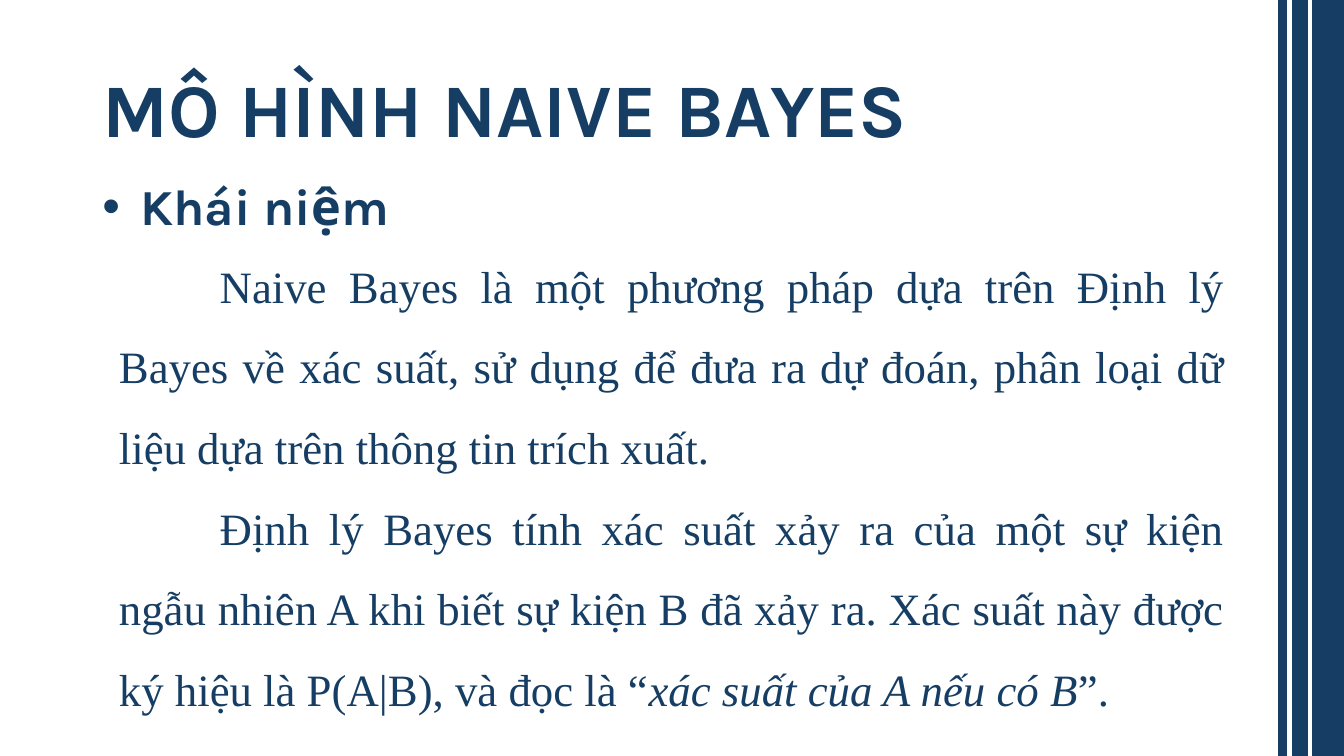
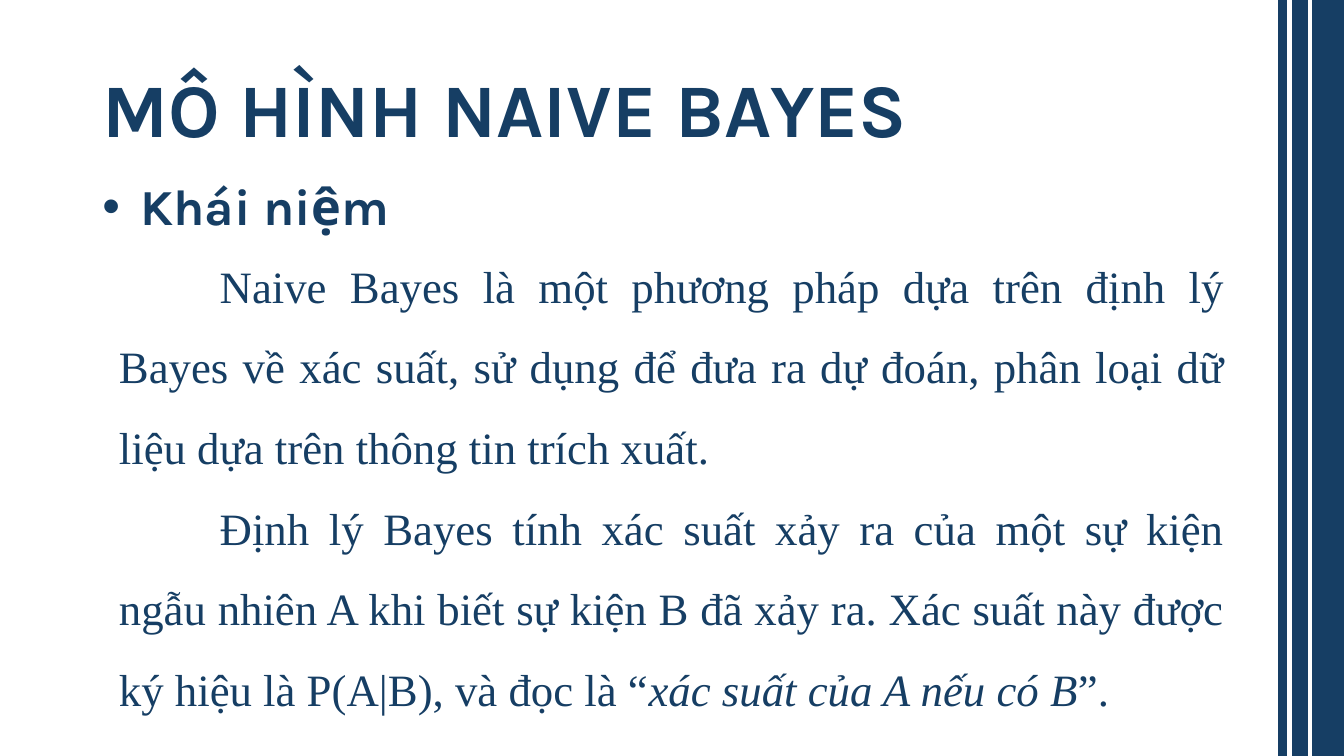
Before and after one commit to LPHuu0407/Computer-Science-Project-2, a slide deck: slide 16 of REPORT/PP_BAOCAO.pptx (slide 15 before the commit). Drawn at 1344x756 pixels with LibreOffice and Linux fonts; fonts in the diff are those of the drawing. Boxes give left, top, right and bottom in pixels: in the first picture for what was removed or moved away, otherwise in the second. Text is boxed around its words. In the diff, an @@ line names an element or a change of style, - is before the commit and + after.

```diff
--- a/REPORT/PP_BAOCAO.pptx
+++ b/REPORT/PP_BAOCAO.pptx
@@ text at (119, 271, 1224, 474): text changed @@
-Naive Bayes là một phương pháp dựa trên Định lý Bayes về xác suất, sử dụng để đưa ra dự đoán, phân loại dữ liệu dựa trên thông tin trích xuất.
+Naive Bayes là một phương pháp dựa trên định lý Bayes về xác suất, sử dụng để đưa ra dự đoán, phân loại dữ liệu dựa trên thông tin trích xuất.
```
Also in this commit, not shown: 5 other slides changed, 2 slides added, 11 other files.
